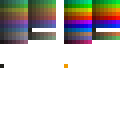
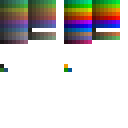
Before/after of a 128px x 128px layered artwork. What changed in the layer stack:
painted on "Bottom Right Emissive Custom Color" over [4, 68, 72, 72]
painted on "Bottom Left Non Emissive Custom Colors" over [0, 68, 4, 72]
